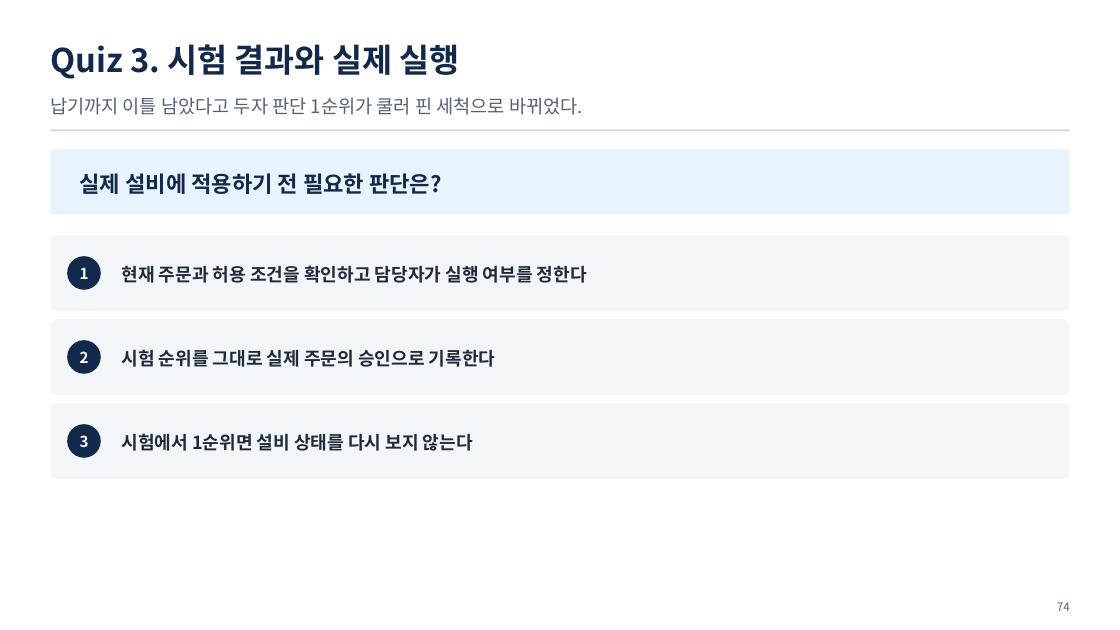
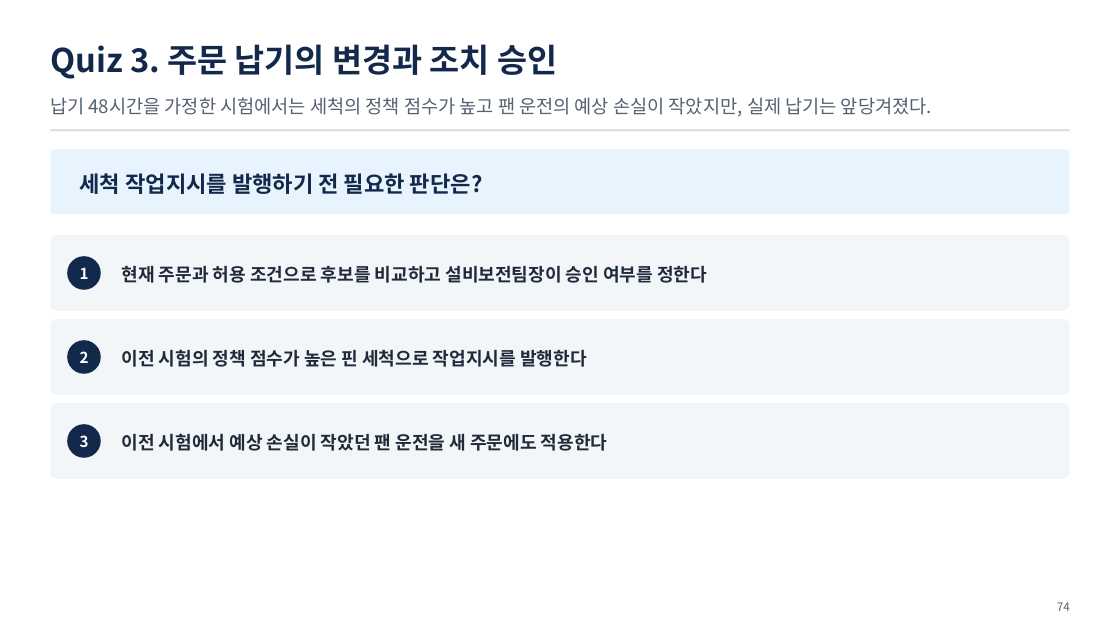
Before and after one commit to uengine-oss/hyd-iot-edu, a slide deck: slide 74 of workspace/강의제작/산출물/통합반/이론/03회차/통합반_03일차.pptx. Drawn at 1120x630 pixels with LibreOffice and Linux fonts; fonts in the diff are those of the drawing. Boxes give left, top, right and bottom in pixels: in the first picture for what was removed or moved away, otherwise in the second. Text is boxed around its words. In the diff, an @@ line names an element or a change of style, - is before the commit and + after.

Commit message:
통합반 3회차 71~75장 현장 판단 퀴즈와 세 편의 렌더·낭독 제작 입력을 확정

```diff
--- a/workspace/강의제작/산출물/통합반/이론/03회차/통합반_03일차.pptx
+++ b/workspace/강의제작/산출물/통합반/이론/03회차/통합반_03일차.pptx
@@ text at (50,44,557,79): text changed @@
-Quiz 3. 시험 결과와 실제 실행
+Quiz 3. 주문 납기의 변경과 조치 승인
@@ text at (50,97,932,117): text changed @@
-납기까지 이틀 남았다고 두자 판단 1순위가 쿨러 핀 세척으로 바뀌었다.
+납기 48시간을 가정한 시험에서는 세척의 정책 점수가 높고 팬 운전의 예상 손실이 작았지만, 실제 납기는 앞당겨졌다.
@@ text at (80,173,482,194): text changed @@
-실제 설비에 적용하기 전 필요한 판단은?
+세척 작업지시를 발행하기 전 필요한 판단은?
@@ text at (122,265,707,283): text changed @@
-현재 주문과 허용 조건을 확인하고 담당자가 실행 여부를 정한다
+현재 주문과 허용 조건으로 후보를 비교하고 설비보전팀장이 승인 여부를 정한다
@@ text at (122,349,587,367): text changed @@
-시험 순위를 그대로 실제 주문의 승인으로 기록한다
+이전 시험의 정책 점수가 높은 핀 세척으로 작업지시를 발행한다
@@ text at (122,433,608,451): text changed @@
-시험에서 1순위면 설비 상태를 다시 보지 않는다
+이전 시험에서 예상 손실이 작았던 팬 운전을 새 주문에도 적용한다
```
Also in this commit, not shown: 3 other slides changed, 20 other files.
